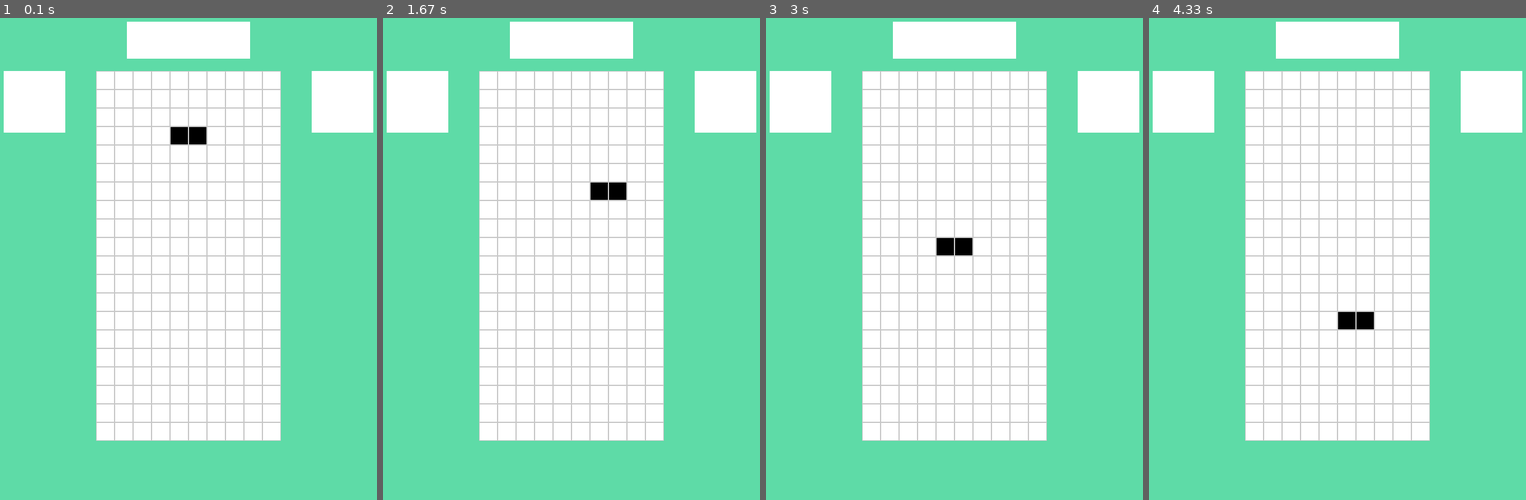
Above: before the commit, frames 1-4 (left to right).
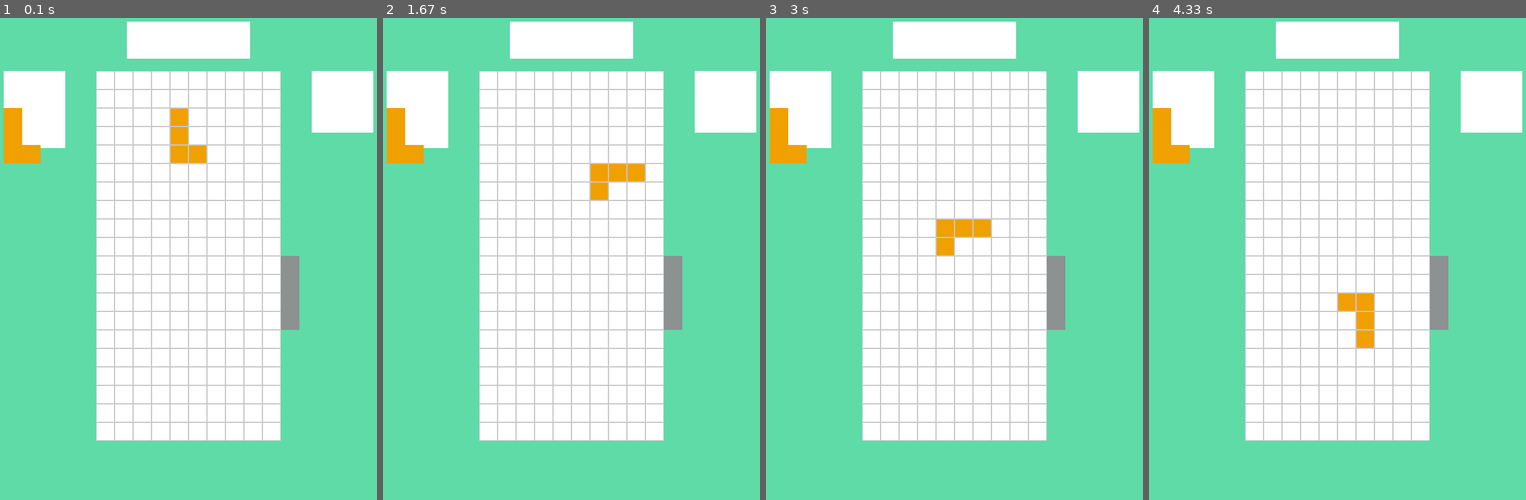
Above: after the commit, the same moments.

Repository: SamiFatmi/Tetris-AI
Game: pygame game, started from tetris_pygame.py
Same seed, same stepped clock (60 frames per second), same inputs: the game is played once before the commit and once after it.
Inputs:
- Up to frame 1 (0.1 s): no input
- Up to frame 2 (1.67 s): hold Right 0.33-0.8 s; hold Up 0.83-1.13 s; hold Right 1.17-1.63 s
- Up to frame 3 (3 s): hold Left 1.67-2.2 s; hold Down 2.23-2.53 s; hold Left 2.57-2.97 s
- Up to frame 4 (4.33 s): hold Up 3-3.37 s; hold Right 3.4-4.03 s; hold Down from 4.07 s (still down)

The runs differ from the first frame. In frame 1, 2.7% of the frame differs, in the area x 0-80%, y 18-65%; in frame 2, 2.7%; in frame 3, 2.7%; in frame 4, 2.7%.

Commit message:
Working on the rotation feature for elements

Diff:
--- a/classes.py
+++ b/classes.py
@@ -5,6 +5,7 @@
     """ Will contain element shapes and colors and functions for drawing the elements"""
     def __init__(self) -> None:
         self.position = (4,2)
+        self.orientation = 1
         self.element_name = random.choice(["L","L2","I","O","S","Z","T"])
         self.body = self.element_body()
         self.color = self.element_color()
@@ -14,13 +15,90 @@
         from tetris_pygame import square_size, main_window_size
         for element in self.body :
             element_rect = pygame.Rect(int(main_window_size*0.625/2)+(self.position[0]+element[0])*square_size,int(main_window_size*0.25/2)+(self.position[1]+element[1])*square_size,square_size,square_size)
-            pygame.draw.rect(window,(0,0,0),element_rect)
+            pygame.draw.rect(window,self.color,element_rect)
 
-    def element_body(self): #decide the element body depending on what element it is
-        return [Vector2(0,1),Vector2(1,1)]
+    def element_body(self): #decide the element body depending on what element it is and what orientation it is
+        if self.element_name == "T":
+            if self.orientation == 1 :
+                self.body = [Vector2(1,0),Vector2(0,1),Vector2(1,1),Vector2(2,1)]
+                self.body_size = Vector2(3,2)
+            elif self.orientation == 2:
+                self.body = [Vector2(1,0),Vector2(1,1),Vector2(1,2),Vector2(2,1)]
+                self.body_size = Vector2(2,3)
+            elif self.orientation == 3 :
+                self.body = [Vector2(0,0),Vector2(1,0),Vector2(2,0),Vector2(1,1)]
+                self.body_size = Vector2(3,2)
+            elif self.orientation == 4:
+                self.body = [Vector2(0,1),Vector2(1,0),Vector2(1,1),Vector2(1,2)]
+                self.body_size = Vector2(2,3)
+        elif self.element_name == "S":
+            if self.orientation in [1,3]  :
+                self.body = [Vector2(1,0),Vector2(2,0),Vector2(0,1),Vector2(1,1)]
+                self.body_size = Vector2(3,2)
+            else :
+                self.body = [Vector2(0,0),Vector2(0,1),Vector2(1,1),Vector2(1,2)]
+                self.body_size = Vector2(2,3)
+        elif self.element_name == "Z":
+            if self.orientation in [1,3] :
+                self.body = [Vector2(0,0),Vector2(1,0),Vector2(1,1),Vector2(2,1)]
+                self.body_size = Vector2(3,2)
+            else :
+                self.body = [Vector2(1,0),Vector2(1,1),Vector2(0,1),Vector2(0,2)]
+                self.body_size = Vector2(2,3)
+        elif self.element_name == "L":
+            if self.orientation == 1 :
+                self.body = [Vector2(0,0),Vector2(0,1),Vector2(0,2),Vector2(1,2)]
+                self.body_size = Vector2(2,3)
+            elif self.orientation == 2:
+                self.body = [Vector2(0,0),Vector2(1,0),Vector2(2,0),Vector2(0,1)]
+                self.body_size = Vector2(3,2)
+            elif self.orientation == 3 :
+                self.body = [Vector2(0,0),Vector2(1,0),Vector2(1,1),Vector2(1,2)]
+                self.body_size = Vector2(2,3)
+            elif self.orientation == 4:
+                self.body = [Vector2(2,0),Vector2(0,1),Vector2(1,1),Vector2(2,1)]
+                self.body_size = Vector2(3,2)
+        elif self.element_name == "L2":
+            if self.orientation == 1 :
+                self.body = [Vector2(0,2),Vector2(1,0),Vector2(1,1),Vector2(1,2)]
+                self.body_size = Vector2(2,3)
+            elif self.orientation == 2:
+                self.body = [Vector2(0,0),Vector2(0,1),Vector2(1,1),Vector2(2,1)]
+                self.body_size = Vector2(3,2)
+            elif self.orientation == 3 :
+                self.body = [Vector2(0,0),Vector2(0,1),Vector2(0,2),Vector2(1,0)]
+                self.body_size = Vector2(2,3)
+            elif self.orientation == 4:
+                self.body = [Vector2(0,0),Vector2(1,0),Vector2(2,0),Vector2(2,1)]
+                self.body_size = Vector2(3,2)
+        elif self.element_name == "O":
+            self.body = [Vector2(0,0),Vector2(0,1),Vector2(1,0),Vector2(1,1)]
+            self.body_size = Vector2(2,2)
+        elif self.element_name == "I":
+            if self.orientation in [1,3] :
+                self.body = [Vector2(0,1),Vector2(0,2),Vector2(0,3),Vector2(0,0)]
+                self.body_size = Vector2(4,1)
+            else :
+                self.body = [Vector2(1,0),Vector2(2,0),Vector2(3,0),Vector2(0,0)]
+                self.body_size = Vector2(1,4)
+        return self.body
 
     def element_color(self):
-        pass
+        if self.element_name == "T":
+            self.color = (160,0,240)
+        elif self.element_name == "S":
+            self.color = (0,240,0)
+        elif self.element_name == "Z":
+            self.color = (240,0,0)
+        elif self.element_name == "L":
+            self.color = (240,160,0)
+        elif self.element_name == "L2":
+            self.color = (0,0,240)
+        elif self.element_name == "O":
+            self.color = (240,240,0)
+        elif self.element_name == "I":
+            self.color = (140,145,145)
+        return self.color
 
 
 
@@ -31,7 +109,7 @@
     def __init__(self) -> None:
         self.current_element = ELEMENT()
         self.next_element = ELEMENT()
-        self.held_element = 0
+        self.held_element = ELEMENT()
         self.space = [ [ (0,0,0) for _ in range(10)] for __ in range(20)]
         self.score = 0
 
@@ -54,6 +132,12 @@
         #draw current element
         self.current_element.draw_element()
 
+        #draw held and next elemets
+        self.next_element.position = Vector2(10,10) # position is for test
+        self.next_element.draw_element()
+        self.held_element.position = Vector2(-5,2) # position is for test
+        self.held_element.draw_element()
+
         #drawing the grid
         for x in range(int(main_window_size*0.625/2), int(main_window_size*0.625/2)+10*square_size, square_size):
             for y in range(int(main_window_size*0.25/2), int(main_window_size*0.25/2)+20*square_size, square_size):
@@ -73,7 +157,12 @@
         self.current_element.position += Vector2(0,1)
 
     def rotate(self):
-        pass
+        if self.current_element.orientation == 4 :
+            self.current_element.orientation = 1
+        else :
+            self.current_element.orientation += 1
+
+        self.current_element.body = self.current_element.element_body()
 
     def bring_down(self):
         pass
--- a/tetris_pygame.py
+++ b/tetris_pygame.py
@@ -15,7 +15,6 @@
 next_piece_space_color = (255,255,255)
 grid_color = (200,200,200)
 
-
 #main window
 window = pygame.display.set_mode((main_window_size,main_window_size))
 
@@ -24,9 +23,8 @@
 main_game = GAME()
 
 # spaceholders
-
 play_space=pygame.Rect(int(main_window_size*0.625/2),int(main_window_size*0.25/2),10*square_size,20*square_size)
-hold_space = pygame.Rect(int(main_window_size*0.125),int(main_window_size*0.25/2),int(main_window_size*0.625/5),int(main_window_size*0.625/5))
+hold_space = pygame.Rect(int(main_window_size*0.125),int(main_window_size*0.25/2),int(main_window_size*0.625/5),int(main_window_size*0.625/4))
 score_space = pygame.Rect(int(main_window_size*0.375),int(main_window_size*0.025),int(main_window_size*0.25),int(main_window_size*0.075))
 next_piece_space = pygame.Rect(int(main_window_size*0.75),int(main_window_size*0.25/2),int(main_window_size*0.625/5),int(main_window_size*0.625/5))
 
